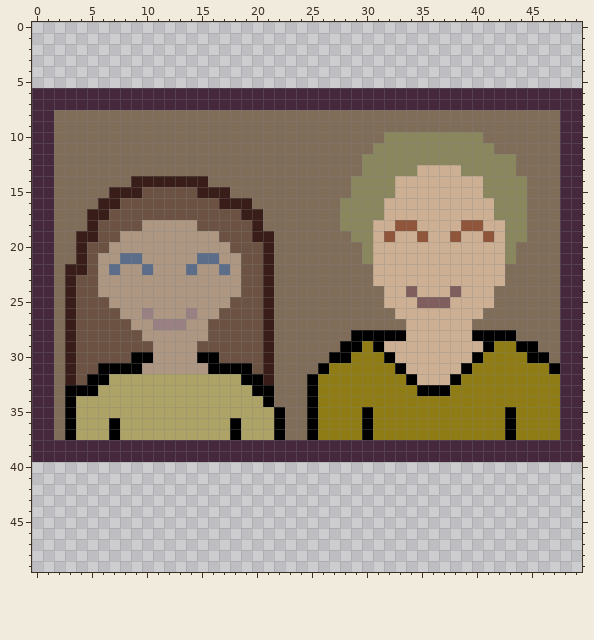
Pixel-art sprite -- circular_game/grandpa theme/couple_photo.png. That is the earlier state.
The file is 50x50 pixels.
Once edited:
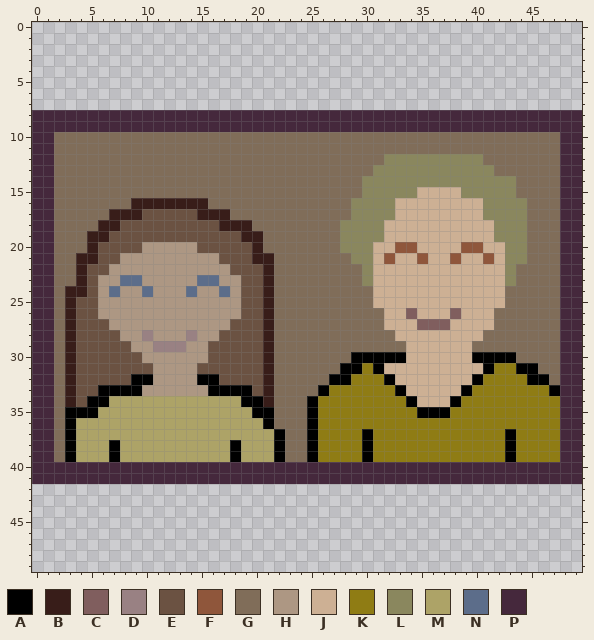
Palette (. is transparent): A #000000  B #381d19  C #805e5e  D #998183  E #6b5242  F #8f563b  G #806d59  H #ad9783  J #cdb094  K #8f7c14  L #8a875e  M #ada367  N #5c6d8a  P #45283c
Changes in this commit:
y 6..7: x 0..49 PPPPPPPPPPPPPPPPPPPPPPPPPPPPPPPPPPPPPPPPPPPPPPPPPP -> ..................................................
y 8..9: x 2..47 GGGGGGGGGGGGGGGGGGGGGGGGGGGGGGGGGGGGGGGGGGGGGG -> PPPPPPPPPPPPPPPPPPPPPPPPPPPPPPPPPPPPPPPPPPPPPP
y 10: x 32..40 LLLLLLLLL -> GGGGGGGGG
y 11: x 31..41 LLLLLLLLLLL -> GGGGGGGGGGG
y 12: x 30..31 LL -> GG; x 41..43 LLL -> GGG
y 13: x 30 L -> G; x 35..38 JJJJ -> LLLL; x 42..43 LL -> GG
y 14: x 9..15 BBBBBBB -> GGGGGGG; x 29 L -> G; x 33..40 JJJJJJJJ -> LLLLLLLL; x 44 L -> G
y 15: x 7..17 BBBEEEEEBBB -> GGGGGGGGGGG; x 29 L -> G; x 33..34 JJ -> LL; x 39..40 JJ -> LL; x 44 L -> G
y 16: x 6..19 BBEEEEEEEEEBBB -> GGGBBBBBBBGGGG; x 28 L -> G; x 32 J -> L; x 41 J -> L
y 17: x 5..9 BBEEE -> GGBBB; x 15..20 EEEEBB -> BBBGGG; x 28 L -> G; x 32 J -> L; x 41 J -> L
y 18: x 5..7 BEE -> GBB; x 10..14 HHHHH -> EEEEE; x 17..20 EEEB -> BBBG; x 31 J -> L; x 33..34 FF -> JJ; x 39..40 FF -> JJ; x 42 J -> L
y 19: x 4 B -> G; x 6 E -> B; x 8..16 HHHHHHHHH -> EEEEEEEEE; x 19 E -> B; x 21 B -> G; x 28 G -> L; x 31..32 JF -> LJ; x 35 F -> J; x 38 F -> J; x 41..42 FJ -> JL
y 20: x 4..5 BE -> GB; x 7..9 HHH -> EEE; x 15..17 HHH -> EEE; x 20..21 EB -> BG; x 28..29 GG -> LL; x 33..34 JJ -> FF; x 39..40 JJ -> FF; x 44 G -> L
y 21: x 5..9 EHHNN -> BEEHH; x 15..18 NNHH -> HHEE; x 20 E -> B; x 29 G -> L; x 32 J -> F; x 35 J -> F; x 38 J -> F; x 41 J -> F; x 44 G -> L
y 22: x 3 B -> G; x 6..7 HN -> EH; x 10 N -> H; x 14 N -> H; x 17..18 NH -> HE; x 30 G -> L; x 43 G -> L
y 23: x 3..4 BE -> GB; x 8..9 HH -> NN; x 15..16 HH -> NN; x 30 G -> L; x 43 G -> L
y 24: x 4 E -> B; x 7 H -> N; x 10 H -> N; x 14 H -> N; x 17 H -> N; x 31 G -> J; x 34 C -> J; x 38 C -> J; x 42 G -> J
y 25: x 6 E -> H; x 18 E -> H; x 31 G -> J; x 35..37 CCC -> JJJ; x 42 G -> J
y 26: x 6..7 EE -> HH; x 10 D -> H; x 14 D -> H; x 17..18 EE -> HH; x 32 G -> J; x 34 J -> C; x 38 J -> C; x 41 G -> J
y 27: x 7..8 EE -> HH; x 11..13 DDD -> HHH; x 16..17 EE -> HH; x 32..33 GG -> JJ; x 35..37 JJJ -> CCC; x 40..41 GG -> JJ
y 28: x 8..10 EEH -> HHD; x 14 H -> D; x 16 E -> H; x 29..33 AAAAA -> GGGGJ; x 40..43 AAAA -> JGGG
y 29: x 9..13 EEHHH -> HHDDD; x 15 E -> H; x 28..33 AAKAJJ -> GGGGGG; x 40..45 JAKKAA -> GGGGGG
y 30: x 9..10 AA -> EH; x 15..16 AA -> HE; x 27..31 AAKKK -> GGAAA; x 33 J -> A; x 41..46 KKKKAA -> AAAGGG
y 31: x 6..10 AAAAH -> EEEEE; x 15..19 HAAAA -> EEEEE; x 26..29 AKKK -> GGAA; x 31..33 KKA -> AJJ; x 39..41 AKK -> JJA; x 44..47 KKKA -> AAGG
y 32: x 5..20 AAMMMMMMMMMMMMAA -> EEEEAAHHHHAAEEEE; x 25..28 AKKK -> GGAA; x 32..34 KKA -> AJJ; x 38..40 AKK -> JJA; x 45..47 KKK -> AAG
y 33: x 3..21 AAAMMMMMMMMMMMMMMAA -> BEEAAAAHHHHHHAAAAEB; x 25..26 AK -> GA; x 33..39 KKAAAKK -> AJJJJJA; x 47 K -> A
y 34: x 3..6 AMMM -> BEAA; x 19..21 MMA -> AAB; x 34..38 KKKKK -> AJJJA
y 35: x 4..5 MM -> AA; x 20..22 MMA -> AAG; x 30 A -> K; x 35..37 KKK -> AAA; x 43 A -> K
y 36: x 7 A -> M; x 18 A -> M; x 21..22 MA -> AG; x 30 A -> K; x 43 A -> K
y 37: x 7 A -> M; x 18 A -> M
y 38..39: x 2..47 PPPPPPPPPPPPPPPPPPPPPPPPPPPPPPPPPPPPPPPPPPPPPP -> GAMMMAMMMMMMMMMMAMMMAGGAKKKKAKKKKKKKKKKKKAKKKK
y 40..41: x 0..49 .................................................. -> PPPPPPPPPPPPPPPPPPPPPPPPPPPPPPPPPPPPPPPPPPPPPPPPPP
Pixel boxes of the changes (left, top, right, bottom) in both pictures:
changed: (32, 88, 582, 484)
